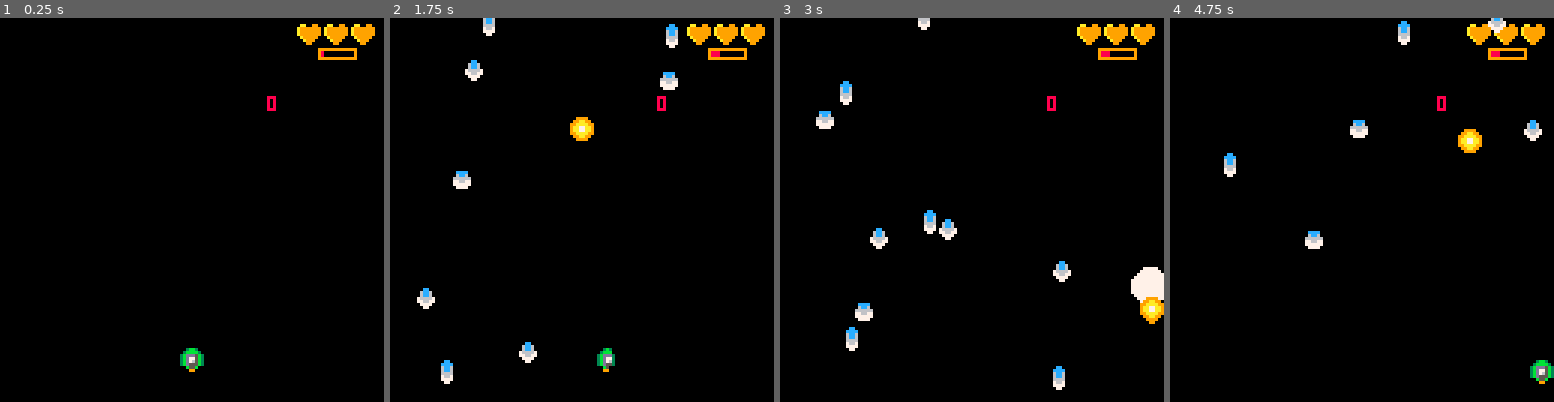
Above: before the commit, frames 1-4 (left to right).
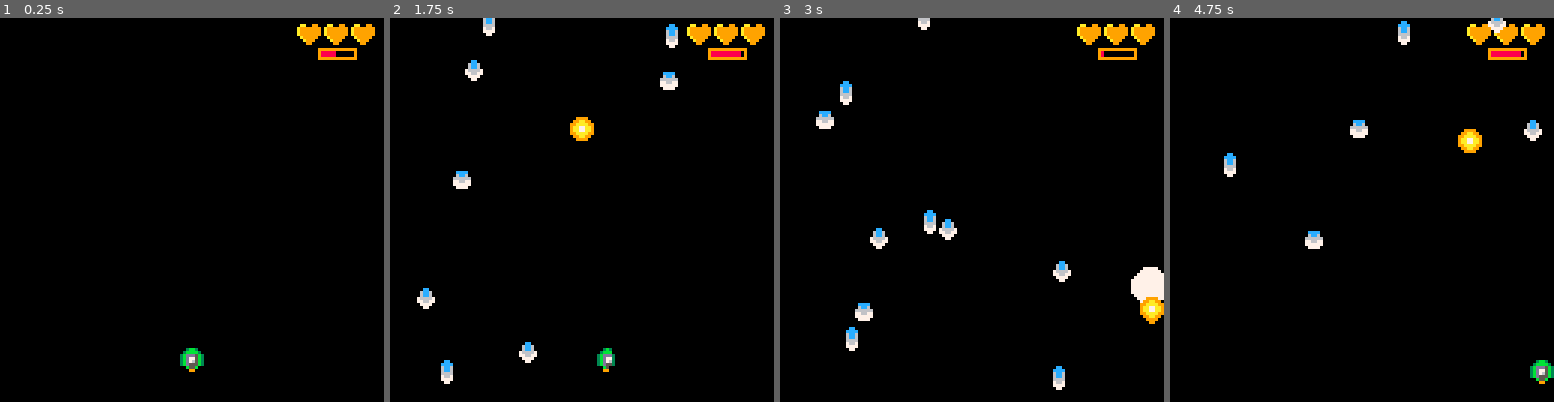
Above: after the commit, the same moments.

Repository: eSuardOdin/my_pico-8_games
Game: PICO-8 cartridge shmup.p8
Two runs of this game, one before a commit and one after it. Both use one fixed random seed, a clock stepped at 60 frames per second and the inputs below.
Inputs:
- Up to frame 1 (0.25 s): no input
- Up to frame 2 (1.75 s): tap X (X key) at 0.33, 1.07 s; hold Right from 1.6 s (still down)
- Up to frame 3 (3 s): tap X (X key) at 1.85, 2.97 s; release Right at 2.1 s; hold Up 2.15-2.42 s; hold Right from 2.47 s (still down)
- Up to frame 4 (4.75 s): release Right at 3.03 s; hold Left 3.08-3.58 s; hold Down 3.63-3.97 s; hold Right 4.02-4.68 s; tap X (X key) at 4.08 s; hold Up from 4.73 s (still down)

The runs differ from the first frame. In frame 1, 0.1% of the frame differs, in the area x 69-88%, y 8-25%; in frame 2, 0.2%, in the area x 69-92%, y 8-25%; in frame 3, 0.1%; in frame 4, 0.2%.

Commit message:
Reload logic ok, added weapon struct

Diff:
--- a/shmup.p8
+++ b/shmup.p8
@@ -4,7 +4,8 @@
 --my shmup
 --by esuard
 function _init()
-	makeship()
+	make_ship()
+	make_wpn()
 	make_foes()
 end
 
@@ -26,7 +27,7 @@
 	drawship()
 	fire_flash()
 	draw_blt()
-	show_heat()
+	show_load()
 	show_life()
 
 	draw_foes()
@@ -36,26 +37,41 @@
 --functions
 
 --init the ship
-function makeship()
+function make_ship()
 light=0
 ship={
-x=60,
-y=110,
-sx=0,
-sy=0,
-sp=2,--sprite
-blt={},
-heat=0,
-overheat=false,
-life=3,
-hbox={
-	x1=1,
-	x2=6,
-	y1=0,
-	y2=7
- },
-inv=0
+	--pos
+	x=60,
+	y=110,
+	sx=0,
+	sy=0,
+	--hitbox life n invicibility
+	hbox={
+		x1=1,
+		x2=6,
+		y1=0,
+		y2=7
+	 },
+	 life=3,
+	 inv=0,
+	--sprite
+	sp=2,
+	--blt
+	blt={},
+	--load status
+	ld=0
 }
+end
+
+--create base wpn with
+--base stats
+function make_wpn()
+	wpn={
+		rate=20,
+		spd=4,
+		dmg=1,--useless now
+		sp=16,
+		}
 end
 
 --draws ship
@@ -106,26 +122,27 @@
 
 --handle fire logic
 function fire()
-	if(ship.heat<10)then
-		if(btnp(5)and ship.overheat==false) then
-			blt={
-				x=ship.x,
-				y=ship.y+3,
-				hbox={
-				x1=1,
-				x2=7,
-				y1=1,
-				y2=7
+	--reload
+	if(ship.ld<wpn.rate)then
+		ship.ld+=1
+	end
+	--fire
+	if(btnp(5)and
+	ship.ld==wpn.rate) then
+		blt={
+			x=ship.x,
+			y=ship.y+3,
+			hbox={
+			x1=1,
+			x2=7,
+			y1=1,
+			y2=7
 			}
-			}
-			sfx(0)
-			add(ship.blt,blt)
-			ship.heat+=2
-			light=6
-		 if(ship.heat==10)then
-		 	ship.overheat=true
-		 end
-		end
+		}
+		sfx(0)
+		add(ship.blt,blt)
+		light=6
+		ship.ld=0
 	end
 end
 
@@ -141,7 +158,7 @@
 function fly_blt()
 	if(#ship.blt!=0) then
 		for b in all(ship.blt)do
-			b.y-=4
+			b.y-=wpn.spd
 		end
 	end
 end
@@ -154,19 +171,12 @@
 			--remove offscreen blt
 			if(b.y<-8)then
 				del(ship.blt,b)
-				ship.heat-=2
-
 			end
 			for e in all(foes)do
 				if(collision(b,e))then
 					del(ship.blt,b)
 					del(foes,e)
-					--ship.heat-=2
 				end
-			end
-			--remove overheat status
-			if(ship.overheat and #ship.blt==0)then
-				ship.overheat=false
 			end
 		end
 	end
@@ -177,23 +187,15 @@
 	if(#ship.blt!=0) then
 		for b in all(ship.blt)do
 			spr(16, b.x, b.y)
-			--rect(b.x,b.y,b.hbox.x2+b.x,b.hbox.y2+b.y)
-		end
-	end
-end
-
---show heat bar
-function show_heat()
+		end
+	end
+end
+
+--show load bar
+function show_load()
+	local pct = (ship.ld*10)/wpn.rate
 	rect(106,10,118,13,9)
-	if(not ship.overheat)then
-		rectfill(107,11,107+ship.heat,12,8)
-	else
-		rectfill(107,11,117,12,8)
-	end
-	if(ship.overheat)then
-		print("overheat!",89,17,8)
-	end
-	print(ship.inv,89,26,8)
+	rectfill(107,11,107+pct,12,8)
 end
 
 --show life
Not shown, changed: 130 lines of the sprite sheet (__gfx__) section of shmup.p8
Not shown, changed: the thumbnail (__label__) section of shmup.p8
